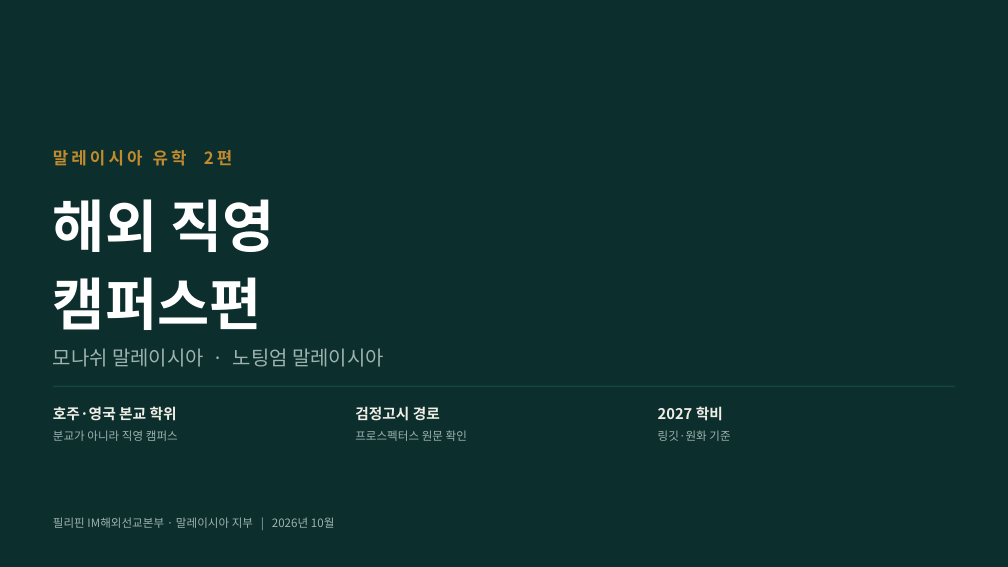
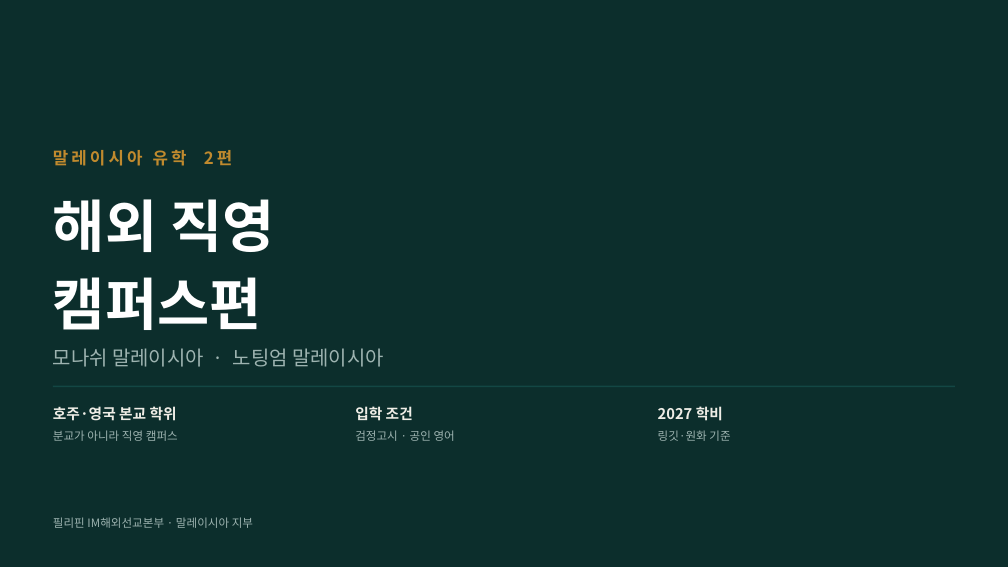
Before and after one commit to ChampionJohan/Johan, a slide deck: slide 1 of design/malaysia-study-live/말레이시아유학_2편_해외직영캠퍼스.pptx. Drawn at 1008x567 pixels with LibreOffice and Linux fonts; fonts in the diff are those of the drawing. Boxes give left, top, right and bottom in pixels: in the first picture for what was removed or moved away, otherwise in the second. Text is boxed around its words. In the diff, an @@ line names an element or a change of style, - is before the commit and + after.

```diff
--- a/design/malaysia-study-live/말레이시아유학_2편_해외직영캠퍼스.pptx
+++ b/design/malaysia-study-live/말레이시아유학_2편_해외직영캠퍼스.pptx
@@ text at [355, 406, 413, 421]: text changed @@
-검정고시 경로
+입학 조건
@@ text at [355, 430, 455, 441]: text changed @@
-프로스펙터스 원문 확인
+검정고시 · 공인 영어
@@ text at [53, 517, 253, 528]: text changed @@
-필리핀 IM해외선교본부 · 말레이시아 지부 | 2026년 10월
+필리핀 IM해외선교본부 · 말레이시아 지부
```
Also in this commit, not shown: 11 other slides changed, 5 slides removed, 6 other files.
